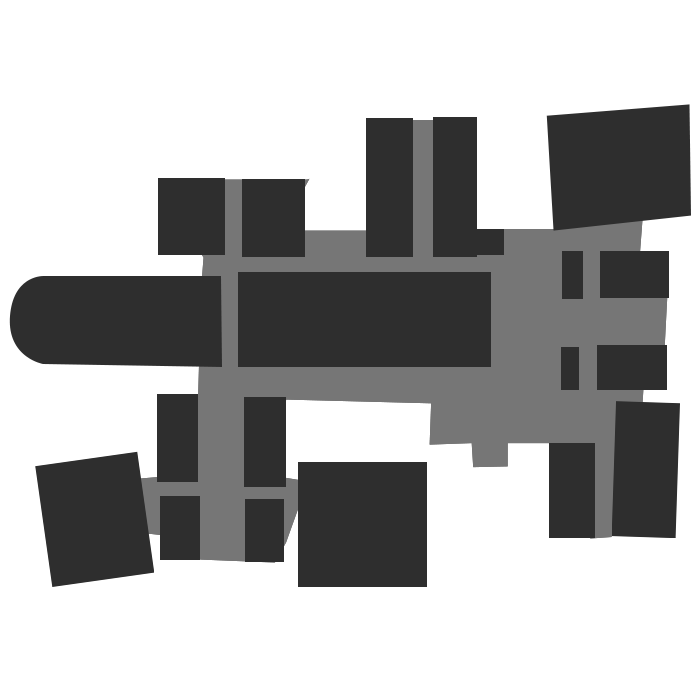
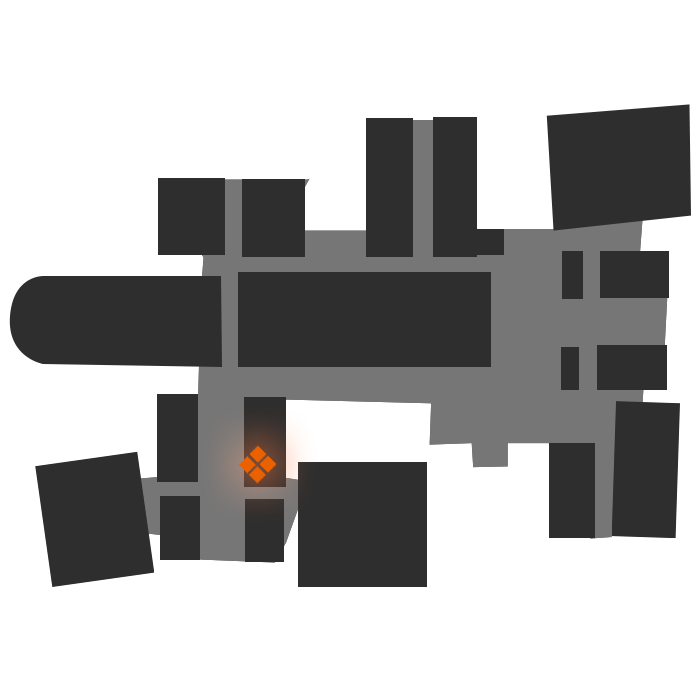
Layer changes from the first 700x700 image to the second:
added layer "レイヤー 4" above "レイヤー 2" over [left=239, top=445, right=276, bottom=484]
